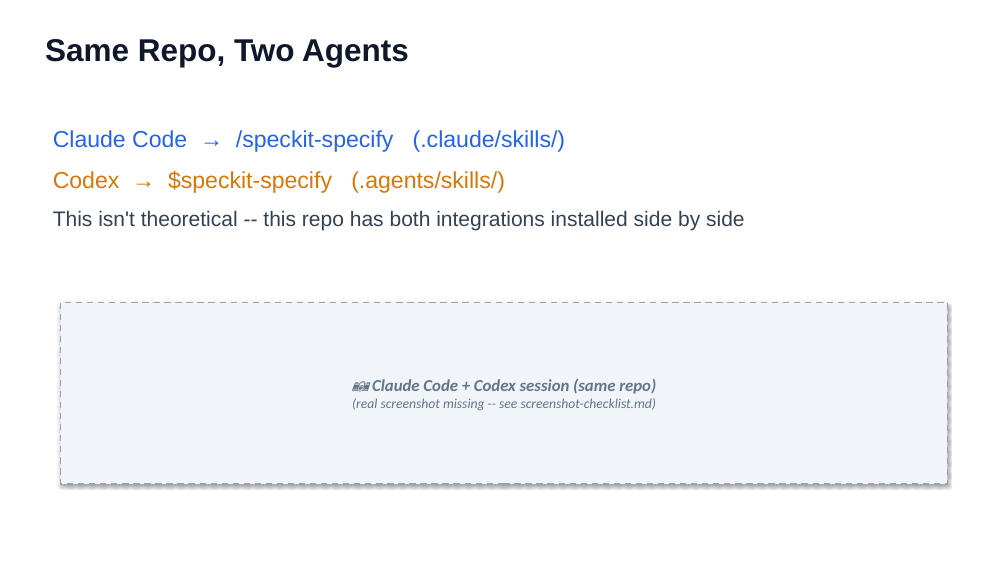
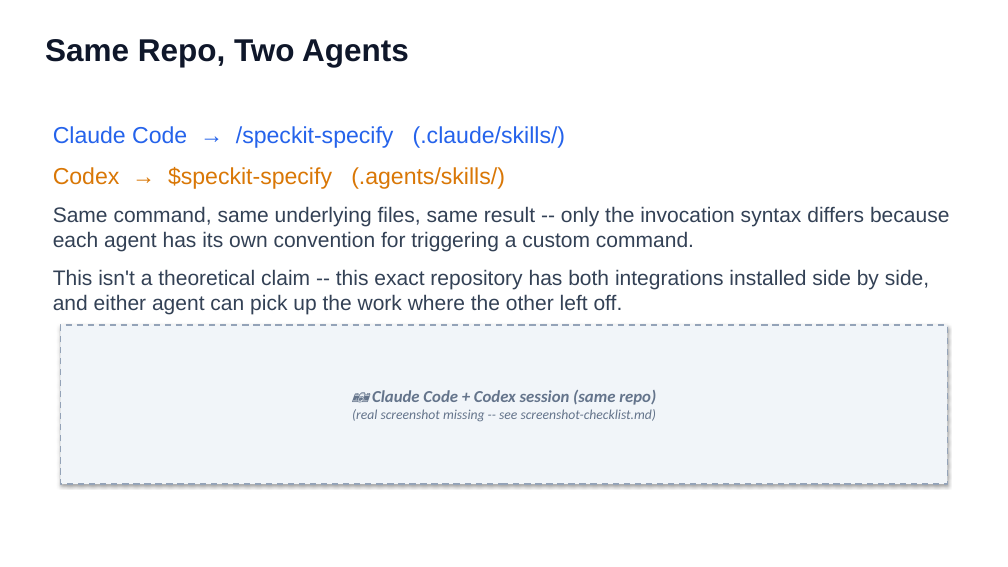
Before and after one commit to ronyronen/speckit-claude-presentation, a slide deck: slide 13 of presentation/speckit-workshop-draft-en.pptx. Drawn at 1008x567 pixels with LibreOffice and Linux fonts; fonts in the diff are those of the drawing. Boxes give left, top, right and bottom in pixels: in the first picture for what was removed or moved away, otherwise in the second. Text is boxed around its words. In the diff, an @@ line names an element or a change of style, - is before the commit and + after.

```diff
--- a/presentation/speckit-workshop-draft-en.pptx
+++ b/presentation/speckit-workshop-draft-en.pptx
@@ text at [53, 206, 949, 315]: text changed @@
-This isn't theoretical -- this repo has both integrations installed side by side
+Same command, same underlying files, same result -- only the invocation syntax differs because each agent has its own convention for triggering a custom command.
+This isn't a theoretical claim -- this exact repository has both integrations installed side by side, and either agent can pick up the work where the other left off.
@@ rectangle "📷 Claude Code + Codex ...": place and size @@
-rectangle "📷 Claude Code + Codex ..." at [60, 302, 948, 484]
+rectangle "📷 Claude Code + Codex ..." at [60, 325, 948, 484]
```
Also in this commit, not shown: 8 other slides changed, 1 slide added, 1 slide removed, 1 other file.
